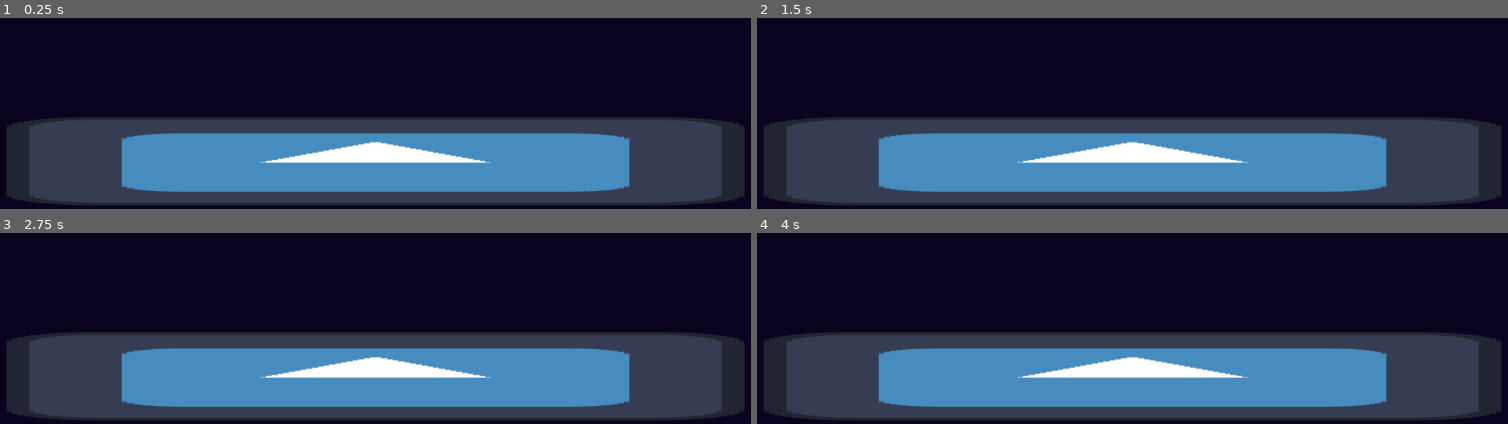
Above: before the commit, frames 1-4 (two rows, left to right).
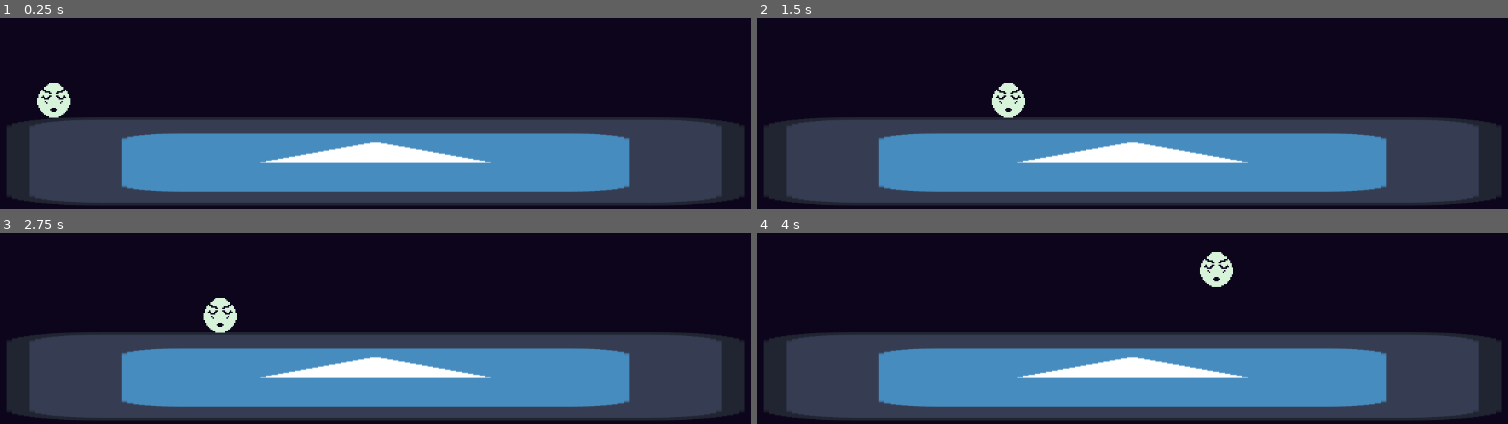
Above: after the commit, the same moments.

Repository: bill-baggins/speen-junipergamejam
Game: Godot game, scene res://main.tscn
The game is run twice, just before and just after one commit, with the same random seed, the same clock (stepped at 60 frames per second) and the same inputs. Before the commit the project has no main scene; this scene is started directly in both runs. The engine's default icon, where the game draws it, is replaced by a stand-in: a white triangle on a blue panel in a dark square.
Inputs:
- Up to frame 1 (0.25 s): no input
- Up to frame 2 (1.5 s): tap Enter at 0.5 s; hold D (move_right, bound only after the commit) from 0.53 s (still down); tap Space (jump, bound only after the commit) at 0.6, 0.77, 1.07, 1.35 s
- Up to frame 3 (2.75 s): tap Space (jump, bound only after the commit) at 1.52, 1.82, 2.1 s; release D (move_right, bound only after the commit) at 2.03 s; hold A (move_left, bound only after the commit) from 2.03 s (still down)
- Up to frame 4 (4 s): release A (move_left, bound only after the commit) at 2.78 s; hold D (move_right, bound only after the commit) from 2.78 s (still down); tap Space (jump, bound only after the commit) at 2.85, 3.02, 3.32, 3.6, 3.77 s

The runs differ from the first frame. In frame 1, 0.6% of the frame differs, in the area x 4-10%, y 34-53%; in frame 2, 0.6%, in the area x 31-36%, y 34-53%; in frame 3, 0.6%; in frame 4, 0.6%.

Commit message:
player thing; wip main game gimmick

Diff:
--- a/main.tscn
+++ b/main.tscn
@@ -1,37 +1,41 @@
 [gd_scene format=3 uid="uid://btubksrgu8ra1"]
 
 [ext_resource type="Texture2D" uid="uid://c0ei63wrefxgb" path="res://icon.svg" id="1_ig7tw"]
+[ext_resource type="Texture2D" uid="uid://ca3kooxiwm8c0" path="res://speen.png" id="2_0xm2m"]
+[ext_resource type="Script" uid="uid://ba3wdkbuivs4f" path="res://player.gd" id="2_h2yge"]
 
 [sub_resource type="RectangleShape2D" id="RectangleShape2D_ig7tw"]
 size = Vector2(124, 126)
-
-[sub_resource type="StandardMaterial3D" id="StandardMaterial3D_ig7tw"]
-
-[sub_resource type="QuadMesh" id="QuadMesh_0xm2m"]
-material = SubResource("StandardMaterial3D_ig7tw")
-
-[sub_resource type="MeshTexture" id="MeshTexture_h2yge"]
-mesh = SubResource("QuadMesh_0xm2m")
 
 [sub_resource type="CircleShape2D" id="CircleShape2D_ig7tw"]
 
 [node name="root" type="Node2D" unique_id=200611814]
 
-[node name="StaticBody2D" type="StaticBody2D" parent="." unique_id=1972764179]
+[node name="ground" type="StaticBody2D" parent="." unique_id=1972764179]
 position = Vector2(553, 579)
 scale = Vector2(8.296896, 1)
 
-[node name="CollisionShape2D" type="CollisionShape2D" parent="StaticBody2D" unique_id=1446132788]
+[node name="colshape" type="CollisionShape2D" parent="ground" unique_id=1446132788]
 shape = SubResource("RectangleShape2D_ig7tw")
 
-[node name="Sprite2D" type="Sprite2D" parent="StaticBody2D" unique_id=821843617]
+[node name="sprite" type="Sprite2D" parent="ground" unique_id=821843617]
 scale = Vector2(1.0021956, 1)
 texture = ExtResource("1_ig7tw")
 
-[node name="CharacterBody2D" type="CharacterBody2D" parent="." unique_id=826087661]
+[node name="player" type="CharacterBody2D" parent="." unique_id=826087661]
+position = Vector2(89, 484)
+scale = Vector2(1.932, 2)
+script = ExtResource("2_h2yge")
 
-[node name="Sprite2D" type="Sprite2D" parent="CharacterBody2D" unique_id=1904477105]
-texture = SubResource("MeshTexture_h2yge")
+[node name="sprite" type="Sprite2D" parent="player" unique_id=1904477105]
+texture = ExtResource("2_0xm2m")
 
-[node name="CollisionShape2D" type="CollisionShape2D" parent="CharacterBody2D" unique_id=226865949]
+[node name="colshape" type="CollisionShape2D" parent="player" unique_id=226865949]
+scale = Vector2(1.2667569, 1.265525)
 shape = SubResource("CircleShape2D_ig7tw")
+
+[node name="StaticBody2D" type="StaticBody2D" parent="." unique_id=1985533985]
+
+[node name="CollisionShape2D" type="CollisionShape2D" parent="StaticBody2D" unique_id=460614882]
+
+[node name="Sprite2D" type="Sprite2D" parent="StaticBody2D" unique_id=1997044699]
--- /dev/null
+++ b/player.gd
@@ -0,0 +1,25 @@
+extends CharacterBody2D
+
+
+const SPEED = 300.0
+const JUMP_VELOCITY = -400.0
+
+
+func _physics_process(delta: float) -> void:
+	# Add the gravity.
+	if not is_on_floor():
+		velocity += get_gravity() * delta
+
+	# Handle jump.
+	if Input.is_action_just_pressed("jump") and is_on_floor():
+		velocity.y = JUMP_VELOCITY
+
+	# Get the input direction and handle the movement/deceleration.
+	# As good practice, you should replace UI actions with custom gameplay actions.
+	var direction := Input.get_axis("move_left", "move_right")
+	if direction:
+		velocity.x = direction * SPEED
+	else:
+		velocity.x = move_toward(velocity.x, 0, SPEED)
+
+	move_and_slide()
--- a/project.godot
+++ b/project.godot
@@ -11,8 +11,30 @@
 [application]
 
 config/name="Speen"
+run/main_scene="uid://btubksrgu8ra1"
 config/features=PackedStringArray("4.6", "GL Compatibility")
 config/icon="res://icon.svg"
+
+[input]
+
+move_left={
+"deadzone": 0.2,
+"events": [Object(InputEventKey,"resource_local_to_scene":false,"resource_name":"","device":-1,"window_id":0,"alt_pressed":false,"shift_pressed":false,"ctrl_pressed":false,"meta_pressed":false,"pressed":false,"keycode":0,"physical_keycode":65,"key_label":0,"unicode":97,"location":0,"echo":false,"script":null)
+, Object(InputEventKey,"resource_local_to_scene":false,"resource_name":"","device":-1,"window_id":0,"alt_pressed":false,"shift_pressed":false,"ctrl_pressed":false,"meta_pressed":false,"pressed":false,"keycode":0,"physical_keycode":4194319,"key_label":0,"unicode":0,"location":0,"echo":false,"script":null)
+]
+}
+move_right={
+"deadzone": 0.2,
+"events": [Object(InputEventKey,"resource_local_to_scene":false,"resource_name":"","device":-1,"window_id":0,"alt_pressed":false,"shift_pressed":false,"ctrl_pressed":false,"meta_pressed":false,"pressed":false,"keycode":0,"physical_keycode":68,"key_label":0,"unicode":100,"location":0,"echo":false,"script":null)
+, Object(InputEventKey,"resource_local_to_scene":false,"resource_name":"","device":-1,"window_id":0,"alt_pressed":false,"shift_pressed":false,"ctrl_pressed":false,"meta_pressed":false,"pressed":false,"keycode":0,"physical_keycode":4194321,"key_label":0,"unicode":0,"location":0,"echo":false,"script":null)
+]
+}
+jump={
+"deadzone": 0.2,
+"events": [Object(InputEventKey,"resource_local_to_scene":false,"resource_name":"","device":-1,"window_id":0,"alt_pressed":false,"shift_pressed":false,"ctrl_pressed":false,"meta_pressed":false,"pressed":false,"keycode":0,"physical_keycode":32,"key_label":0,"unicode":32,"location":0,"echo":false,"script":null)
+, Object(InputEventKey,"resource_local_to_scene":false,"resource_name":"","device":-1,"window_id":0,"alt_pressed":false,"shift_pressed":false,"ctrl_pressed":false,"meta_pressed":false,"pressed":false,"keycode":0,"physical_keycode":87,"key_label":0,"unicode":119,"location":0,"echo":false,"script":null)
+]
+}
 
 [physics]
 
@@ -25,4 +47,4 @@
 rendering_device/driver.windows="d3d12"
 renderer/rendering_method="gl_compatibility"
 renderer/rendering_method.mobile="gl_compatibility"
-environment/defaults/default_clear_color=Color(0.040129397, 0.012736837, 0.12564817, 1)
+environment/defaults/default_clear_color=Color(0.047058824, 0.019607844, 0.105882354, 1)
Binary file added: assets/game_palette.aseprite
Binary file added: assets/hookpoint.aseprite
Binary file changed: assets/speen.aseprite
Not shown, added: player.gd.uid
Binary file added: speen.png
Not shown, added: speen.png.import
